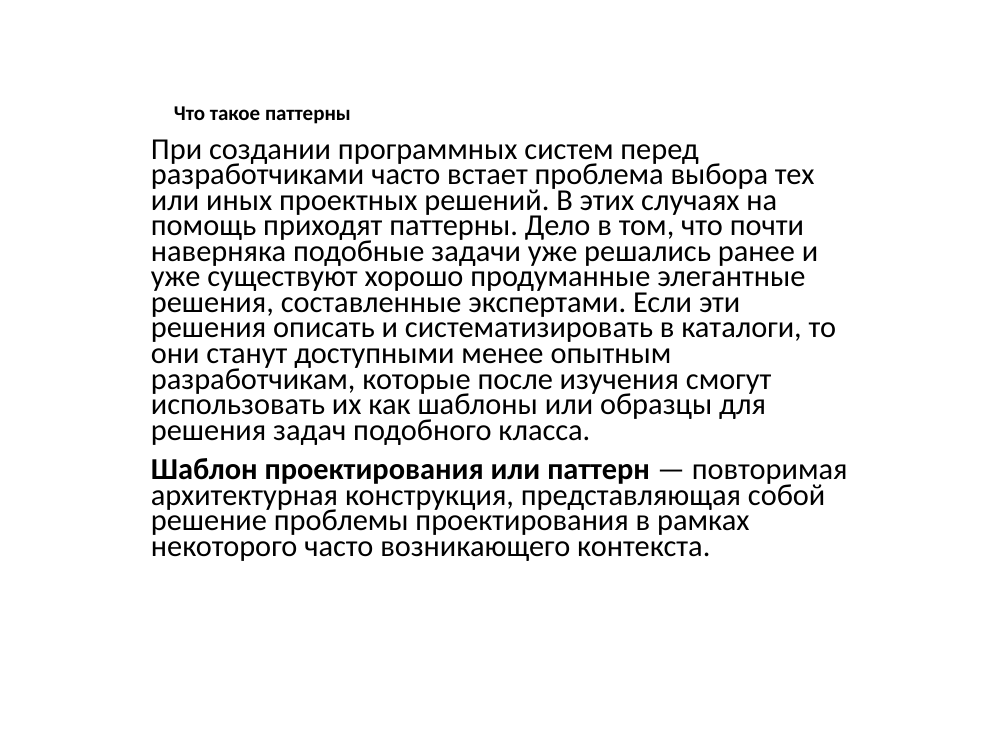
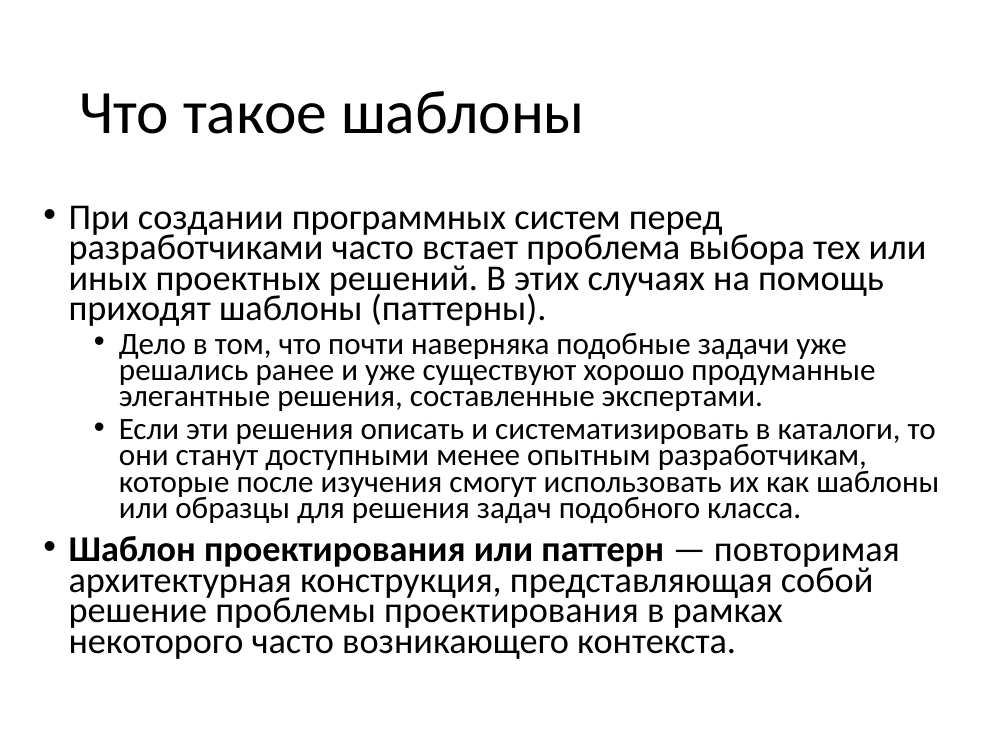
Before and after one commit to pelipas/OOP_2017, a slide deck: slide 2 of 2 семестр/03 Шаблоны. Порождающие шаблоны.pptx. Drawn at 1008x756 pixels with LibreOffice and Linux fonts; fonts in the diff are those of the drawing. Boxes give left, top, right and bottom in pixels: in the first picture for what was removed or moved away, otherwise in the second. Text is boxed around its words. In the diff, an @@ line names an element or a change of style, - is before the commit and + after.

```diff
--- a/2 семестр/03 Шаблоны. Порождающие шаблоны.pptx
+++ b/2 семестр/03 Шаблоны. Порождающие шаблоны.pptx
@@ title at bbox=[79, 91, 585, 134]: text changed; size 15 to 44 pt; bold off @@
-Что такое паттерны
+Что такое шаблоны
@@ text "При создании программных систем перед ...": place and size @@
-text "При создании программных систем перед ..." at bbox=[151, 139, 848, 561]
+text "При создании программных систем перед ..." at bbox=[69, 205, 939, 659]
@@ text at bbox=[69, 205, 939, 523]: text changed; size 21.7 to 22.2 pt @@
-При создании программных систем перед разработчиками часто встает проблема выбора тех или иных проектных решений. В этих случаях на помощь приходят паттерны. Дело в том, что почти наверняка подобные задачи уже решались ранее и уже существуют хорошо продуманные элегантные решения, составленные экспертами. Если эти решения описать и систематизировать в каталоги, то они станут доступными менее опытным разработчикам, которые после изучения смогут использовать их как шаблоны или образцы для решения задач подобного класса.
+• При создании программных систем перед разработчиками часто встает проблема выбора тех или иных проектных решений. В этих случаях на помощь приходят шаблоны (паттерны).
+  • Дело в том, что почти наверняка подобные задачи уже решались ранее и уже существуют хорошо продуманные элегантные решения, составленные экспертами.
+  • Если эти решения описать и систематизировать в каталоги, то они станут доступными менее опытным разработчикам, которые после изучения смогут использовать их как шаблоны или образцы для решения задач подобного класса.
@@ text at bbox=[69, 536, 900, 659]: size 21.7 to 25.9 pt in "Шаблон проектирования или паттерн — повторимая архитектурная ..."; bullet none to • @@
```
Also in this commit, not shown: 16 other slides changed, 21 slides added, 17 slides removed, 8 other files.
